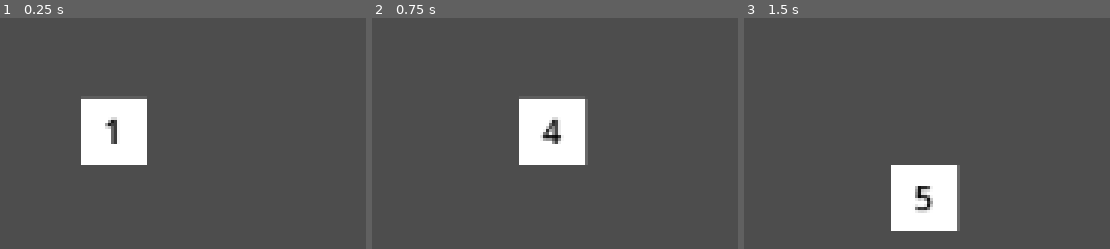
Above: before the commit, frames 1-3 (left to right).
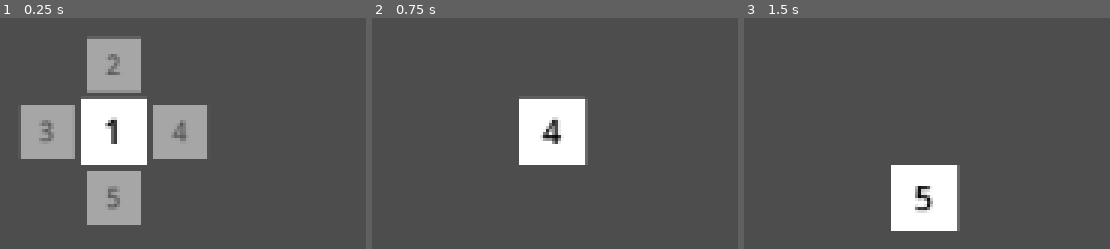
Above: after the commit, the same moments.

Repository: AndreMoukarzel/GMTK-GameJam2022
Game: Godot game, scene res://game_level.tscn
Same seed, same stepped clock (60 frames per second), same inputs: the game is played once before the commit and once after it.
Inputs:
- Up to frame 1 (0.25 s): no input
- Up to frame 2 (0.75 s): tap Enter at 0.5 s; hold Right (ui_right) from 0.53 s (still down)
- Up to frame 3 (1.5 s): tap Space at 1.25 s; release Right (ui_right) at 1.28 s; hold Down (ui_down) from 1.28 s (still down)

The runs differ from the first frame. In frame 1, 14% of the frame differs, in the area x 5-57%, y 9-90%; in frame 2, nothing differs; in frame 3, nothing differs.

Commit message:
Adds moves projection to dice

Diff:
--- a/dice.gd
+++ b/dice.gd
@@ -5,22 +5,27 @@
 
 const MOV_DIST: int = 32
 const MOV_TIME: float = 0.3
+const PROJ_TIME: float = 1.5 # Time to show the moves' projections
+const PROJ_FADE_IN_TIME: float = 0.8
 
 var target_pos: Vector2i = Vector2i.ONE
 var offset
 
+var sides: Dictionary = {
+	'top': 1,
+	'south': 2,
+	'east': 3,
+	'west': 4,
+	'north': 5,
+	'bottom': 6
+}
+var projections_tween: Tween
 
-var positions: Dictionary = {
-	'f1': 1,
-	'f2': 2,
-	'f3': 3,
-	'f4': 4,
-	'f5': 5,
-	'f6': 6
-}
 
 func _ready():
 	$MovTimer.wait_time = MOV_TIME
+	$ProjTimer.wait_time = PROJ_TIME
+	_update_projected_moves()
 
 
 func _input(event) -> void:
@@ -45,6 +50,7 @@
 				print("Invalid pos")
 			else:
 				move(Vector2i(-1, 0))
+		_update_projected_moves()
 
 
 func turn_dice(posicoes: Dictionary, direction: Vector2i) -> Dictionary:
@@ -55,20 +61,20 @@
 	for i in range(len(faces)):
 		inverse[numeros[i]] = faces[i]
 	var aux_copy = posicoes.duplicate()
-	var changed_positions = []
+	var changed_sides = []
 	if direction.x == 1: # Right
-		changed_positions = ['f1', 'f3', 'f6', 'f4']
+		changed_sides = ['top', 'east', 'bottom', 'west']
 	elif direction.x == -1: # Left
-		changed_positions = ['f4', 'f6', 'f3', 'f1']
+		changed_sides = ['west', 'bottom', 'east', 'top']
 	elif direction.y == -1: # Up
-		changed_positions = ['f2', 'f1', 'f5', 'f6']
+		changed_sides = ['south', 'top', 'north', 'bottom']
 	elif direction.y == 1: # Down
-		changed_positions = ['f6', 'f5', 'f1', 'f2']
-	for i in range(len(changed_positions)):
-		if i < (len(changed_positions) - 1):
-			aux_copy[changed_positions[i+1]] = posicoes[changed_positions[i]]
+		changed_sides = ['bottom', 'north', 'top', 'south']
+	for i in range(len(changed_sides)):
+		if i < (len(changed_sides) - 1):
+			aux_copy[changed_sides[i+1]] = posicoes[changed_sides[i]]
 		else:
-			aux_copy[changed_positions[0]] = posicoes[changed_positions[-1]]
+			aux_copy[changed_sides[0]] = posicoes[changed_sides[-1]]
 	return aux_copy
 
 
@@ -79,9 +85,29 @@
 
 func move(direction: Vector2i) -> void:
 	var mov_tween = create_tween().set_trans(Tween.TRANS_ELASTIC)
+
 	target_pos += direction
 	mov_tween.tween_property(self, "position", Vector2(get_absolute_pos()), MOV_TIME)
 	$MovTimer.start()
+
+	if projections_tween:
+		projections_tween.kill()
+	$ProjectedMoves.modulate = Color(1, 1, 1, 0)
+	$ProjTimer.start()
+
 	emit_signal("moved")
-	positions = turn_dice(positions, direction)
-	$Label.text = str(positions['f1'])
+	sides = turn_dice(sides, direction)
+	$Label.text = str(sides['top'])
+
+
+func _update_projected_moves() -> void:
+	$ProjectedMoves/Left/Label.text = str(sides['east'])
+	$ProjectedMoves/Right/Label.text = str(sides['west'])
+	$ProjectedMoves/Up/Label.text = str(sides['south'])
+	$ProjectedMoves/Down/Label.text = str(sides['north'])
+
+
+func _on_proj_timer_timeout():
+	projections_tween = create_tween().set_trans(Tween.TRANS_CUBIC)
+	projections_tween.tween_property($ProjectedMoves, "modulate",\
+		Color(1, 1, 1, 0.5), PROJ_FADE_IN_TIME)
--- a/dice.tscn
+++ b/dice.tscn
@@ -21,6 +21,9 @@
 [node name="MovTimer" type="Timer" parent="."]
 one_shot = true
 
+[node name="ProjTimer" type="Timer" parent="."]
+one_shot = true
+
 [node name="Label" type="Label" parent="."]
 modulate = Color(0, 0, 0, 1)
 offset_left = -16.0
@@ -31,3 +34,86 @@
 horizontal_alignment = 1
 vertical_alignment = 1
 metadata/_edit_lock_ = true
+
+[node name="ProjectedMoves" type="Node2D" parent="."]
+modulate = Color(1, 1, 1, 0.501961)
+metadata/_edit_group_ = true
+metadata/_edit_lock_ = true
+
+[node name="Left" type="Node2D" parent="ProjectedMoves"]
+position = Vector2(-32, 0)
+scale = Vector2(0.8, 0.8)
+
+[node name="Polygon2D" type="Polygon2D" parent="ProjectedMoves/Left"]
+polygon = PackedVector2Array(-16, -16, 16, -16, 16, 16, -16, 16)
+metadata/_edit_lock_ = true
+
+[node name="Label" type="Label" parent="ProjectedMoves/Left"]
+modulate = Color(0, 0, 0, 1)
+offset_left = -16.0
+offset_top = -16.0
+offset_right = 16.0
+offset_bottom = 16.0
+text = "1"
+horizontal_alignment = 1
+vertical_alignment = 1
+metadata/_edit_lock_ = true
+
+[node name="Right" type="Node2D" parent="ProjectedMoves"]
+position = Vector2(32, 0)
+scale = Vector2(0.8, 0.8)
+
+[node name="Polygon2D" type="Polygon2D" parent="ProjectedMoves/Right"]
+polygon = PackedVector2Array(-16, -16, 16, -16, 16, 16, -16, 16)
+metadata/_edit_lock_ = true
+
+[node name="Label" type="Label" parent="ProjectedMoves/Right"]
+modulate = Color(0, 0, 0, 1)
+offset_left = -16.0
+offset_top = -16.0
+offset_right = 16.0
+offset_bottom = 16.0
+text = "1"
+horizontal_alignment = 1
+vertical_alignment = 1
+metadata/_edit_lock_ = true
+
+[node name="Up" type="Node2D" parent="ProjectedMoves"]
+position = Vector2(0, -32)
+scale = Vector2(0.8, 0.8)
+
+[node name="Polygon2D" type="Polygon2D" parent="ProjectedMoves/Up"]
+polygon = PackedVector2Array(-16, -16, 16, -16, 16, 16, -16, 16)
+metadata/_edit_lock_ = true
+
+[node name="Label" type="Label" parent="ProjectedMoves/Up"]
+modulate = Color(0, 0, 0, 1)
+offset_left = -16.0
+offset_top = -16.0
+offset_right = 16.0
+offset_bottom = 16.0
+text = "1"
+horizontal_alignment = 1
+vertical_alignment = 1
+metadata/_edit_lock_ = true
+
+[node name="Down" type="Node2D" parent="ProjectedMoves"]
+position = Vector2(0, 32)
+scale = Vector2(0.8, 0.8)
+
+[node name="Polygon2D" type="Polygon2D" parent="ProjectedMoves/Down"]
+polygon = PackedVector2Array(-16, -16, 16, -16, 16, 16, -16, 16)
+metadata/_edit_lock_ = true
+
+[node name="Label" type="Label" parent="ProjectedMoves/Down"]
+modulate = Color(0, 0, 0, 1)
+offset_left = -16.0
+offset_top = -16.0
+offset_right = 16.0
+offset_bottom = 16.0
+text = "1"
+horizontal_alignment = 1
+vertical_alignment = 1
+metadata/_edit_lock_ = true
+
+[connection signal="timeout" from="ProjTimer" to="." method="_on_proj_timer_timeout"]
